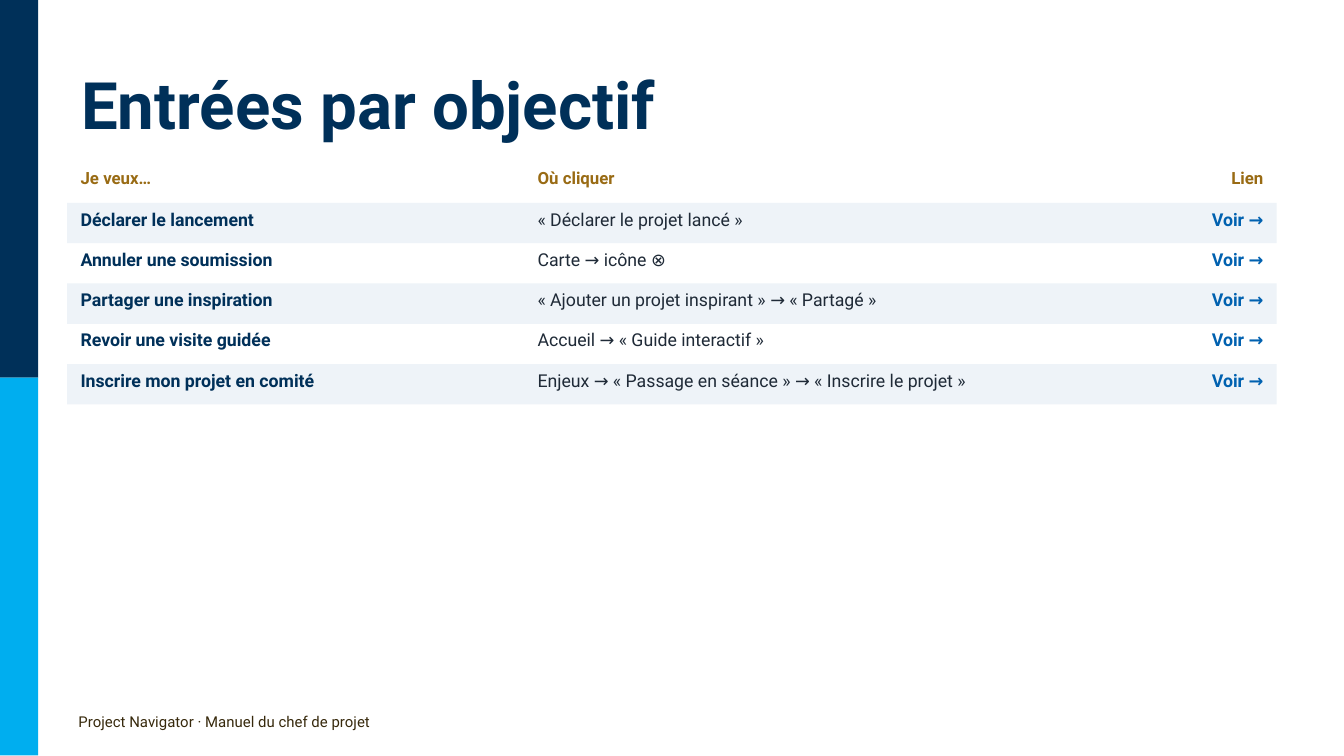
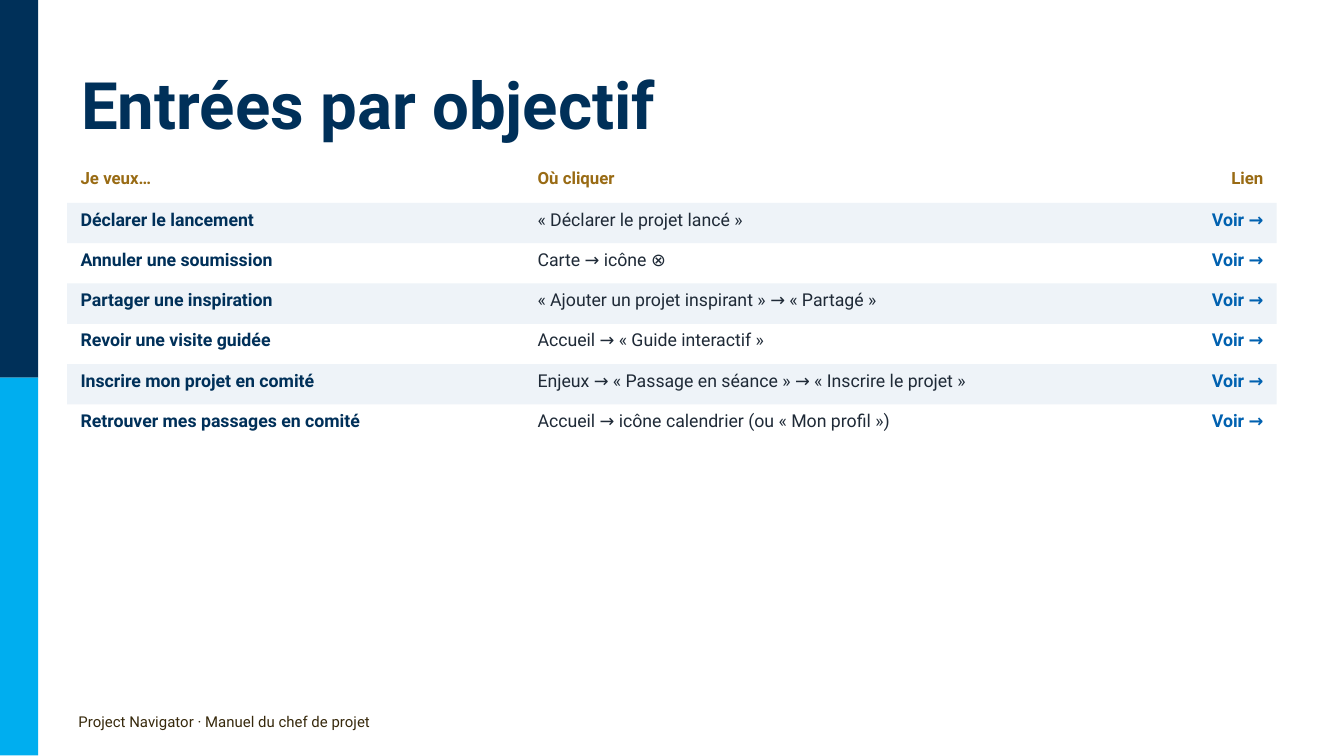
Before and after one commit to antoinelmariel-ux/ProjectNavigator, a slide deck: slide 6 of docs/Project Navigator _ Manuel Chef de Project.pptx. Drawn at 1344x756 pixels with LibreOffice and Linux fonts; fonts in the diff are those of the drawing; background and template pictures are left out. Boxes give left, top, right and bottom in pixels: in the first picture for what was removed or moved away, otherwise in the second. Text is boxed around its words. In the diff, an @@ line names an element or a change of style, - is before the commit and + after.

```diff
--- a/docs/Project Navigator _ Manuel Chef de Project.pptx
+++ b/docs/Project Navigator _ Manuel Chef de Project.pptx
@@ text added at bbox=[81, 413, 360, 431], 9.5 pt, text #003059, bold @@
+Retrouver mes passages en comité
@@ text added at bbox=[538, 413, 871, 431], 9.5 pt, text #1F2A37 @@
+Accueil → icône calendrier (ou « Mon profil »)
@@ text added at bbox=[1212, 414, 1244, 427], 9.5 pt, text #0061B0, bold @@
+Voir →
```
Also in this commit, not shown: 2 other slides changed, 2 slides added, 1 other file.
